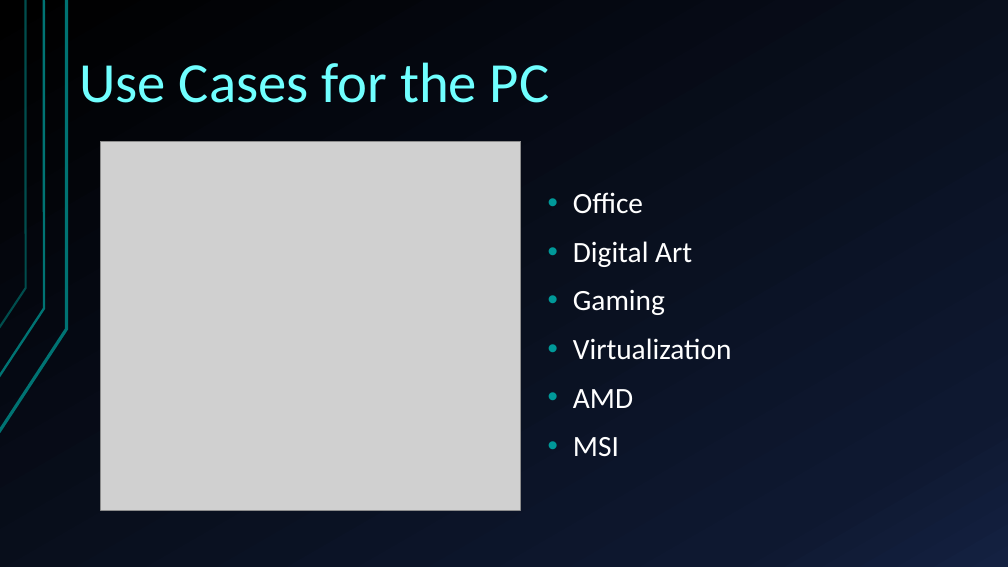
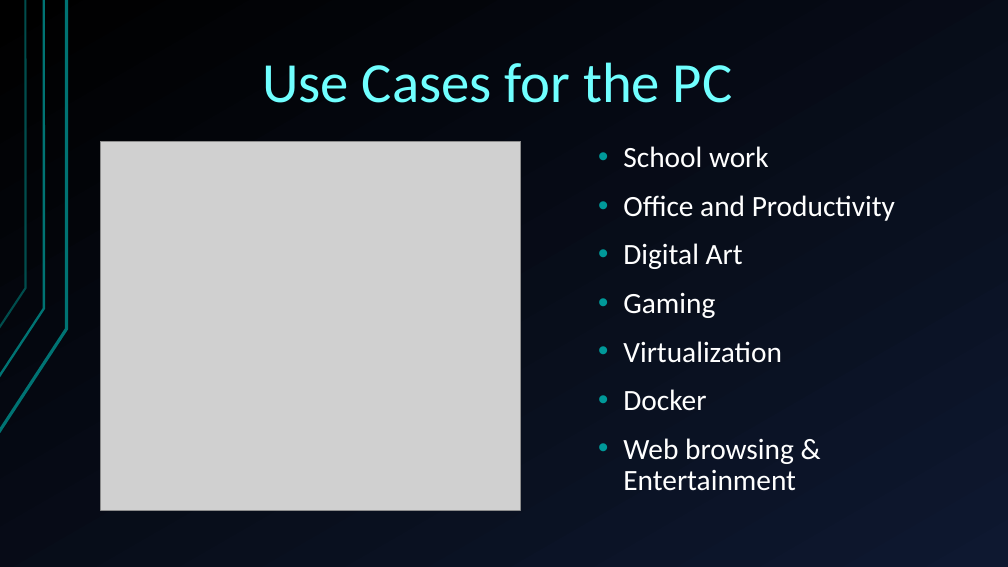
Before and after one commit to Ploppa-Smurph/ctec112_IT_HardwareSupport, a slide deck: slide 2 of buildPC.pptx. Drawn at 1008x567 pixels with LibreOffice and Linux fonts; fonts in the diff are those of the drawing; grey boxes stand for pictures. Boxes give left, top, right and bottom in pixels: in the first picture for what was removed or moved away, otherwise in the second. Text is boxed around its words. In the diff, an @@ line names an element or a change of style, - is before the commit and + after.

```diff
--- a/buildPC.pptx
+++ b/buildPC.pptx
@@ background gradient #000000 to #0F1931 to #142242 to gradient #000000 to #0E1830 @@
@@ title "Use Cases for the PC" at (x1=262, y1=62, x2=732, y2=103): alignment left to centre @@
@@ text "School work" moved from (x1=573, y1=192, x2=732, y2=457) to (x1=623, y1=146, x2=895, y2=491) @@
@@ text at (x1=623, y1=146, x2=895, y2=221): text changed @@
-• Office
+• School work
+• Office and Productivity
@@ text at (x1=623, y1=389, x2=796, y2=491): text changed @@
-• AMD
-• MSI
+• Docker
+• Web browsing & Entertainment
```
Also in this commit, not shown: 15 other slides changed.
